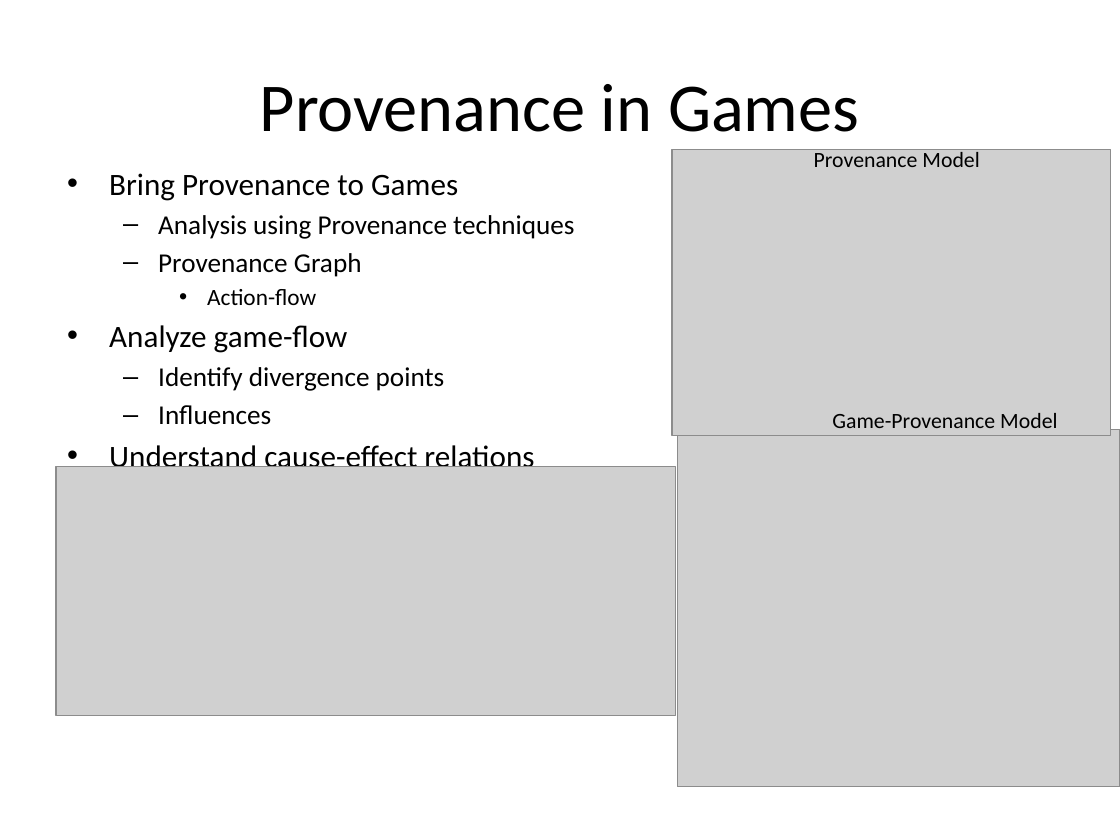
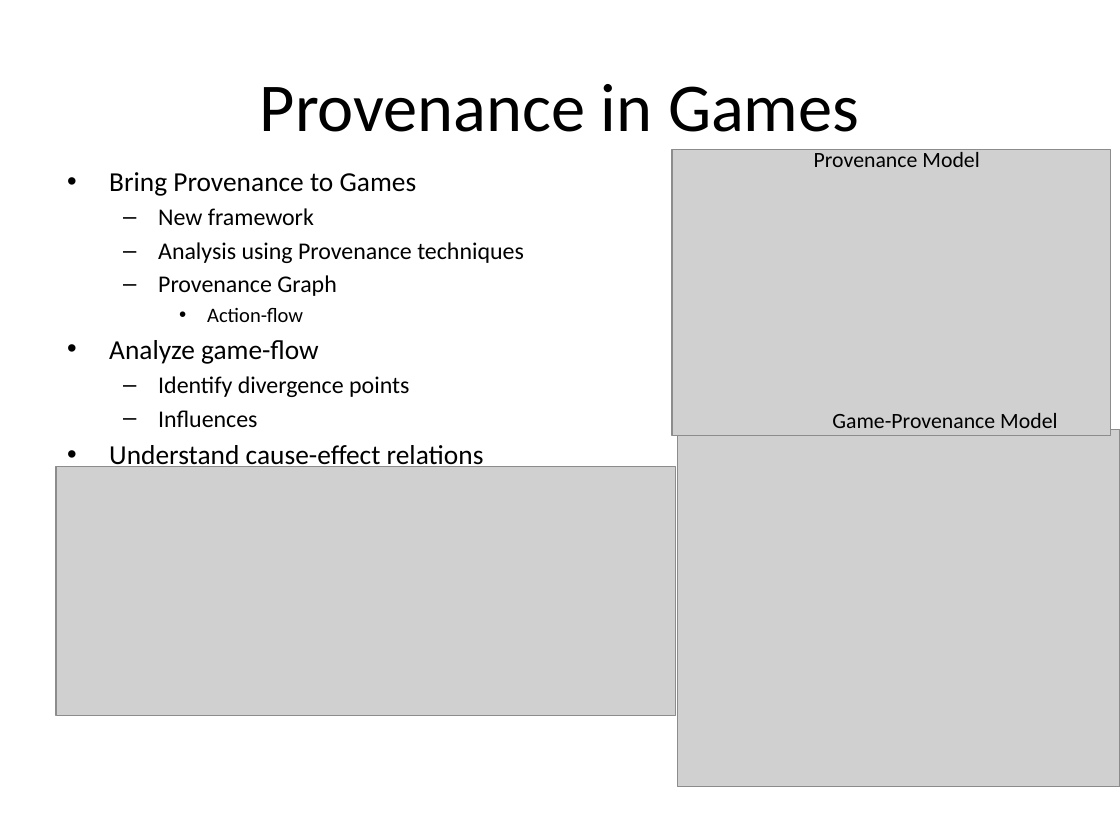
Before and after one commit to gems-uff/sdm, a slide deck: slide 1 of Documents/Apresentação/Provenance_in_Games_1_Slide.pptx. Drawn at 1120x840 pixels with LibreOffice and Linux fonts; fonts in the diff are those of the drawing; grey boxes stand for pictures; background and template pictures are left out. Boxes give left, top, right and bottom in pixels: in the first picture for what was removed or moved away, otherwise in the second. Text is boxed around its words. In the diff, an @@ line names an element or a change of style, - is before the commit and + after.

Commit message:
Added a new line: "New framework"

```diff
--- a/Documents/Apresentação/Provenance_in_Games_1_Slide.pptx
+++ b/Documents/Apresentação/Provenance_in_Games_1_Slide.pptx
@@ text at bbox=[109, 172, 524, 471]: size 20 to 17.6 pt in "Bring Provenance to Games", "Analyze game-flow", "Understand cause-effect relations"; size 17.5 to 15.4 pt in "Analysis using Provenance techniques", "Provenance Graph", "Identify divergence points", "Influences" and 1 more places; size 15 to 13.2 pt in "Action-flow" @@
@@ text at bbox=[158, 208, 314, 225]: paragraph added @@
+  – New framework
```
